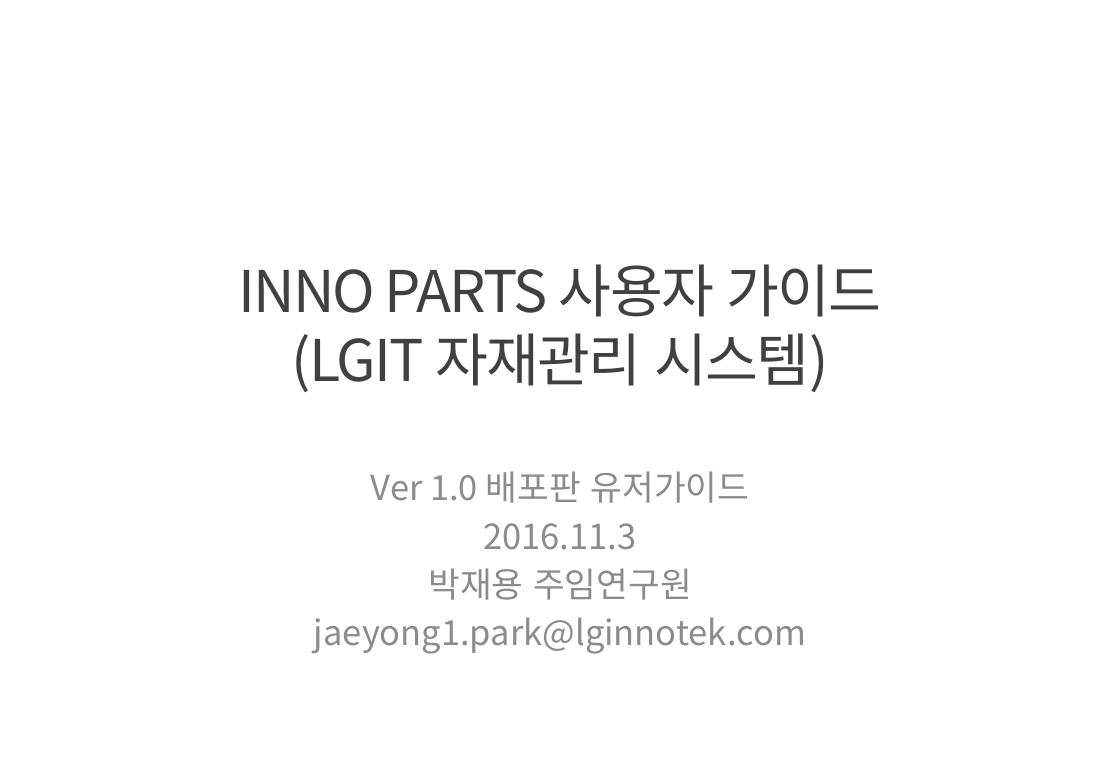
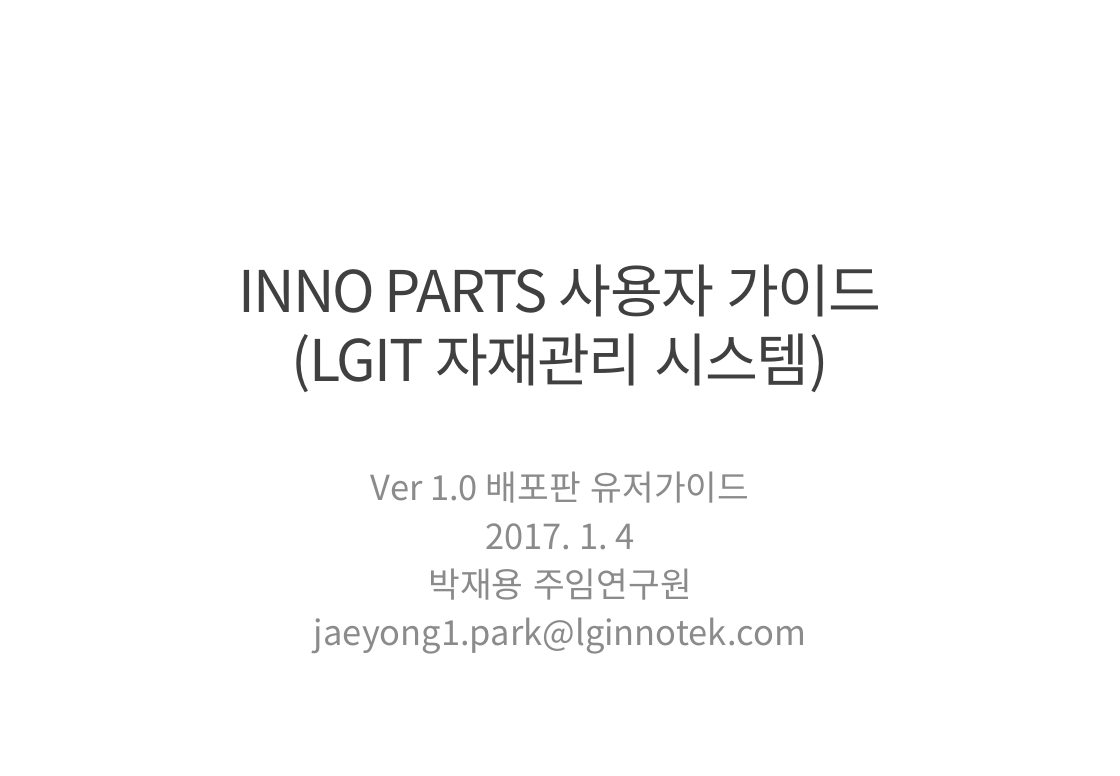
Before and after one commit to jaeyong1/stockmgmt, a slide deck: slide 1 of src/main/webapp/resources/doc/innoparts_user_guide.pptx. Drawn at 1120x776 pixels with LibreOffice and Linux fonts; fonts in the diff are those of the drawing; background and template pictures are left out. Boxes give left, top, right and bottom in pixels: in the first picture for what was removed or moved away, otherwise in the second. Text is boxed around its words. In the diff, an @@ line names an element or a change of style, - is before the commit and + after.

```diff
--- a/src/main/webapp/resources/doc/innoparts_user_guide.pptx
+++ b/src/main/webapp/resources/doc/innoparts_user_guide.pptx
@@ subtitle at (x1=485, y1=523, x2=635, y2=550): text changed @@
-2016.11.3
+2017. 1. 4
```
Also in this commit, not shown: 19 other slides changed, 6 slides added, 1 slide removed, 9 other files.
